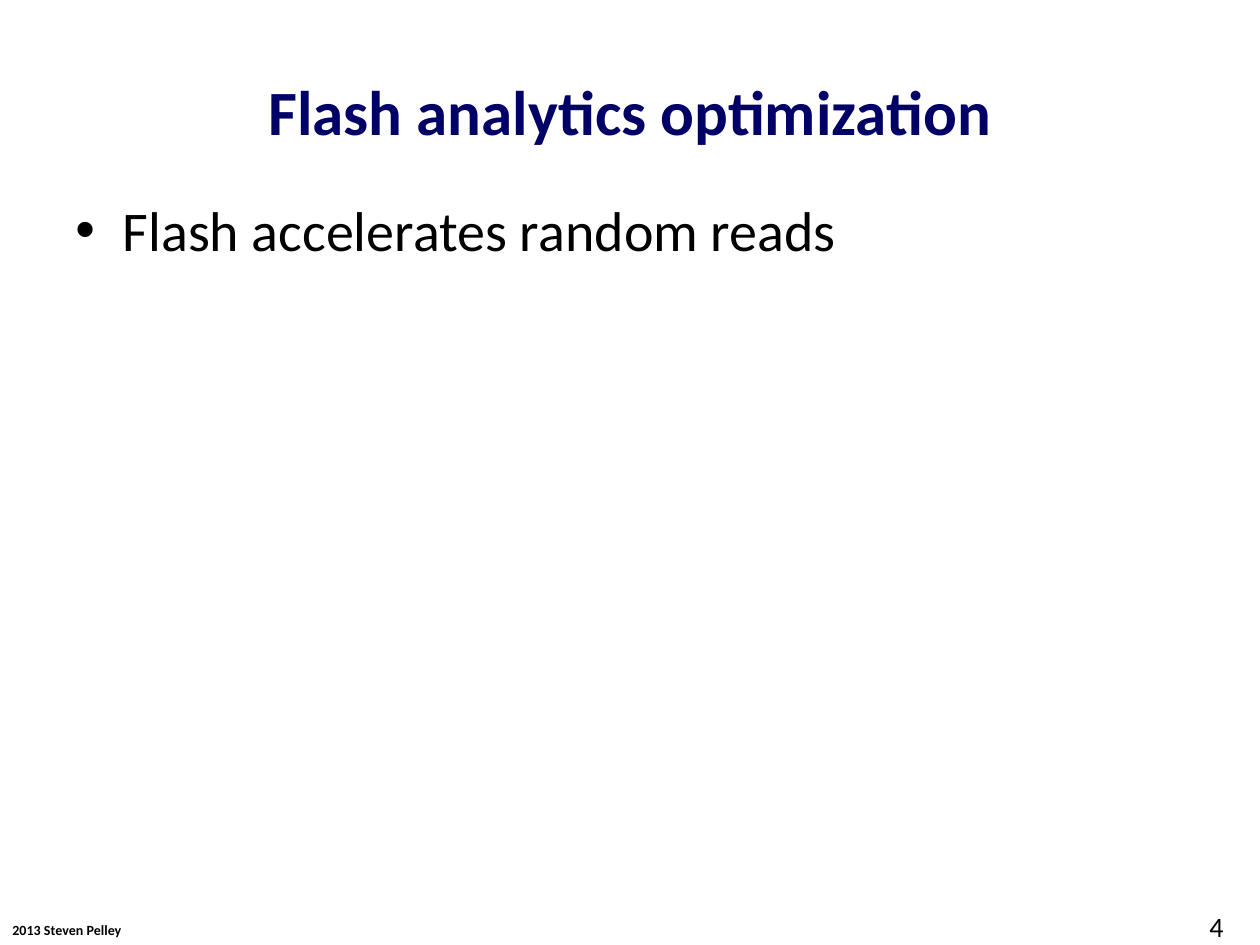
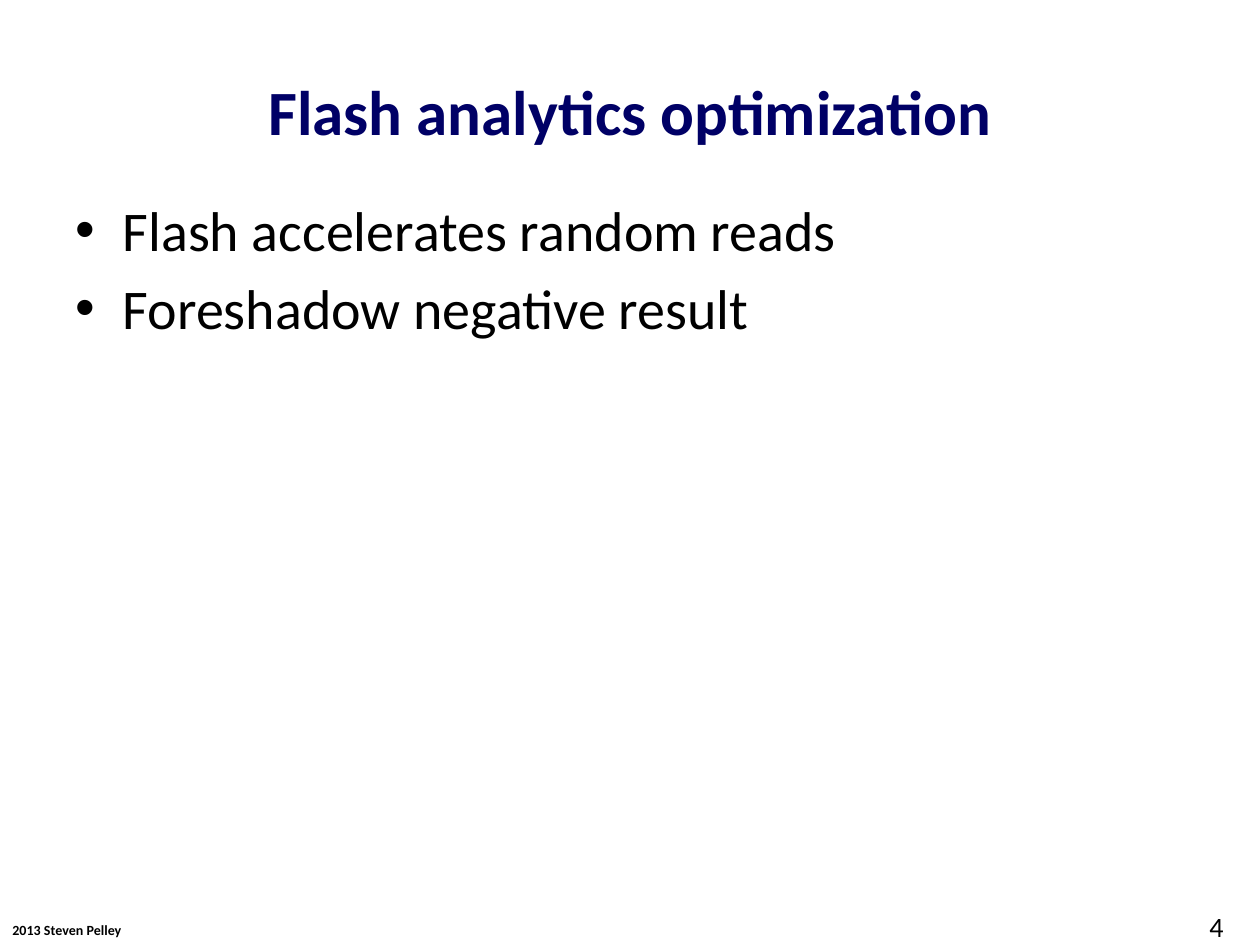
Before and after one commit to Abulila/dissertation, a slide deck: slide 4 of proposal/proposal.pptx. Drawn at 1260x945 pixels with LibreOffice and Linux fonts; fonts in the diff are those of the drawing; background and template pictures are left out. Boxes give left, top, right and bottom in pixels: in the first picture for what was removed or moved away, otherwise in the second. Text is boxed around its words. In the diff, an @@ line names an element or a change of style, - is before the commit and + after.

```diff
--- a/proposal/proposal.pptx
+++ b/proposal/proposal.pptx
@@ text at (x1=123, y1=290, x2=748, y2=339): paragraph added @@
+• Foreshadow negative result
```
Also in this commit, not shown: 11 other slides changed, 13 slides added, 7 slides removed.
